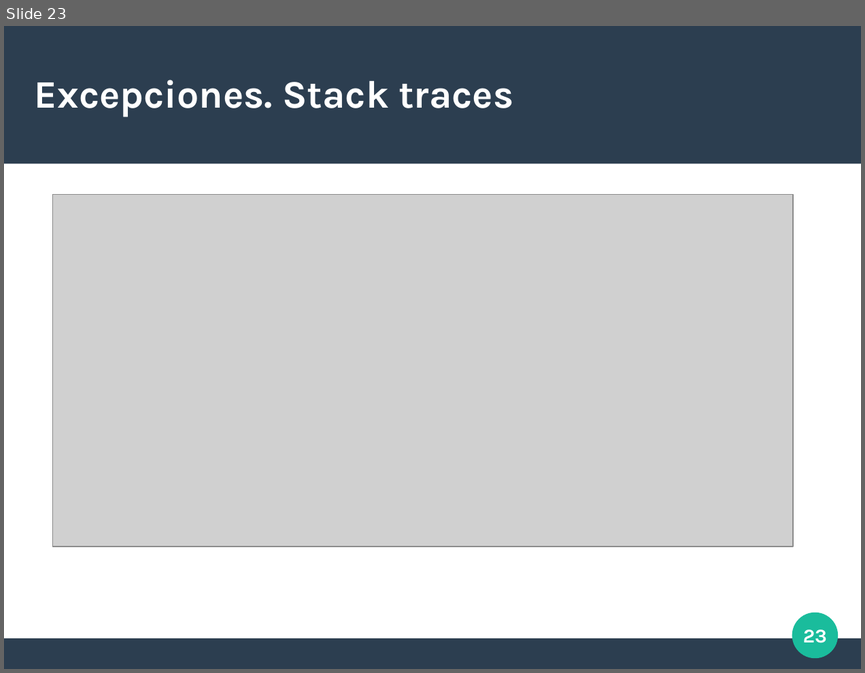
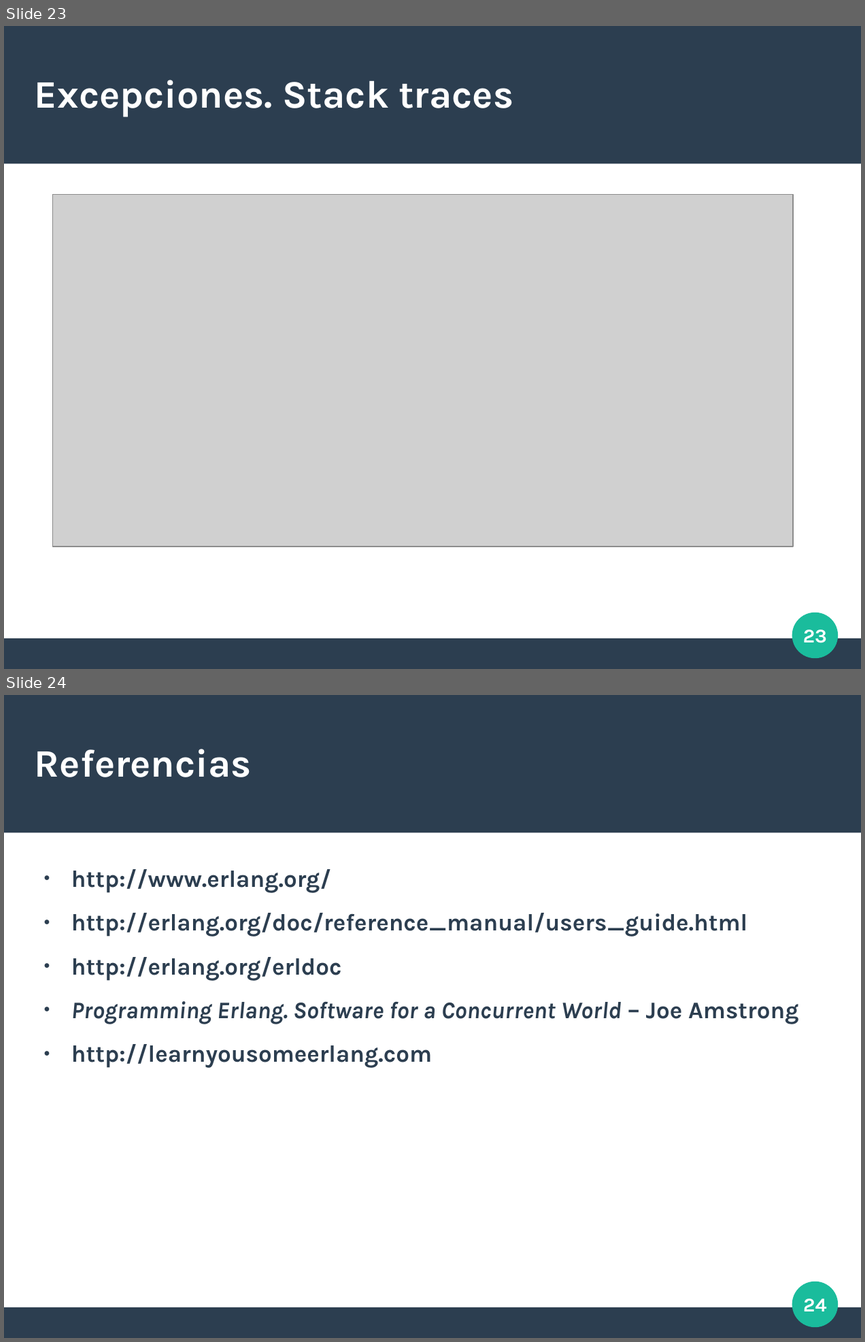
Before and after one commit to duqueGZ/erlang_101, a slide deck: doc/slides_erlang_101.odp. Shown one above the other, each under a label of ours: slide 23 before the commit, slides 23 and 24 after it. The pictures are 865x673 and 865x1342 pixels, drawn with LibreOffice and Linux fonts; fonts in the diff are those of the drawing; grey boxes stand for pictures. Boxes give left, top, right and bottom in pixels: in the first picture for what was removed or moved away, otherwise in the second. Text is boxed around its words. In the diff, an @@ line names an element or a change of style, - is before the commit and + after.

Commit message:
Hello World example and completed first complete version of the slides.

```diff
--- a/doc/slides_erlang_101.odp
+++ b/doc/slides_erlang_101.odp
@@ slide 24 added at [4,695,861,1338], background #FFFFFF; not listed: 3 template elements that a slide beside it also shows @@
@@ title added at [35,749,252,777], 36 pt, text #FFFFFF, bold @@
+Referencias
@@ text added at [71,869,798,1068], 22 pt, text #2C3E50, bold @@
+● http://www.erlang.org/
+● http://erlang.org/doc/reference_manual/users_guide.html
+● http://erlang.org/erldoc
+● Programming Erlang. Software for a Concurrent World – Joe Amstrong
+● http://learnyousomeerlang.com
@@ page number added at [803,1298,826,1311], 18 pt, text #FFFFFF, bold @@
+24
```
Also in this commit, not shown: 2 slides removed, 2 other files.
